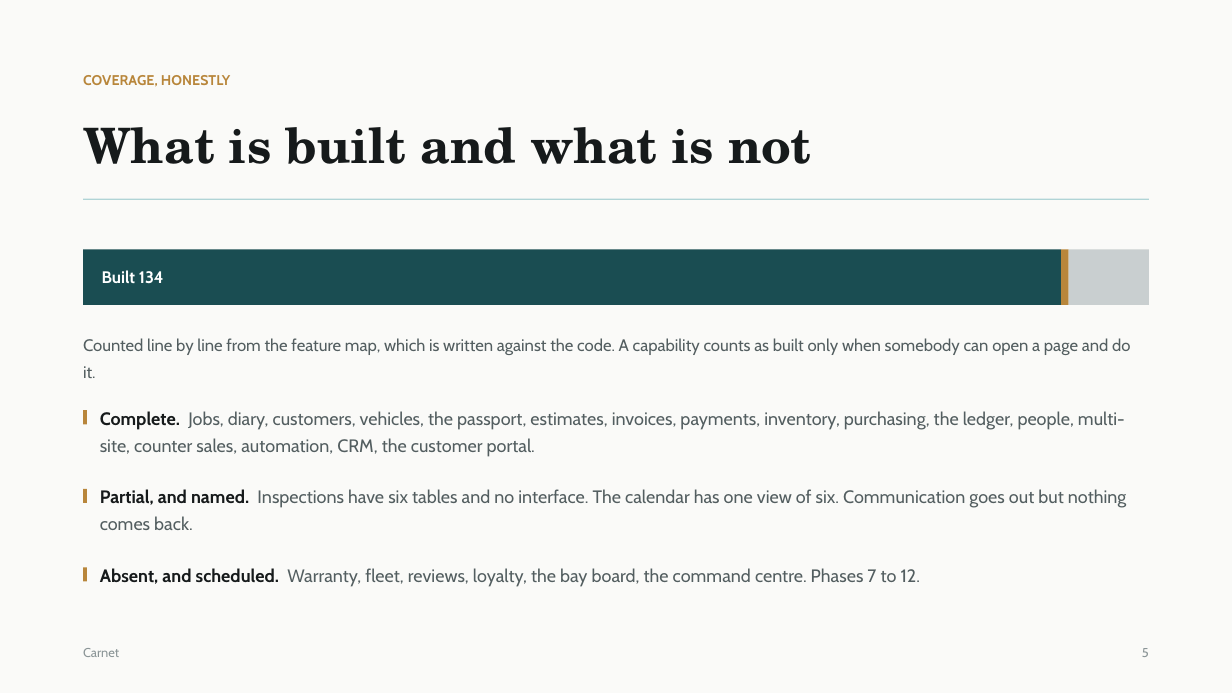
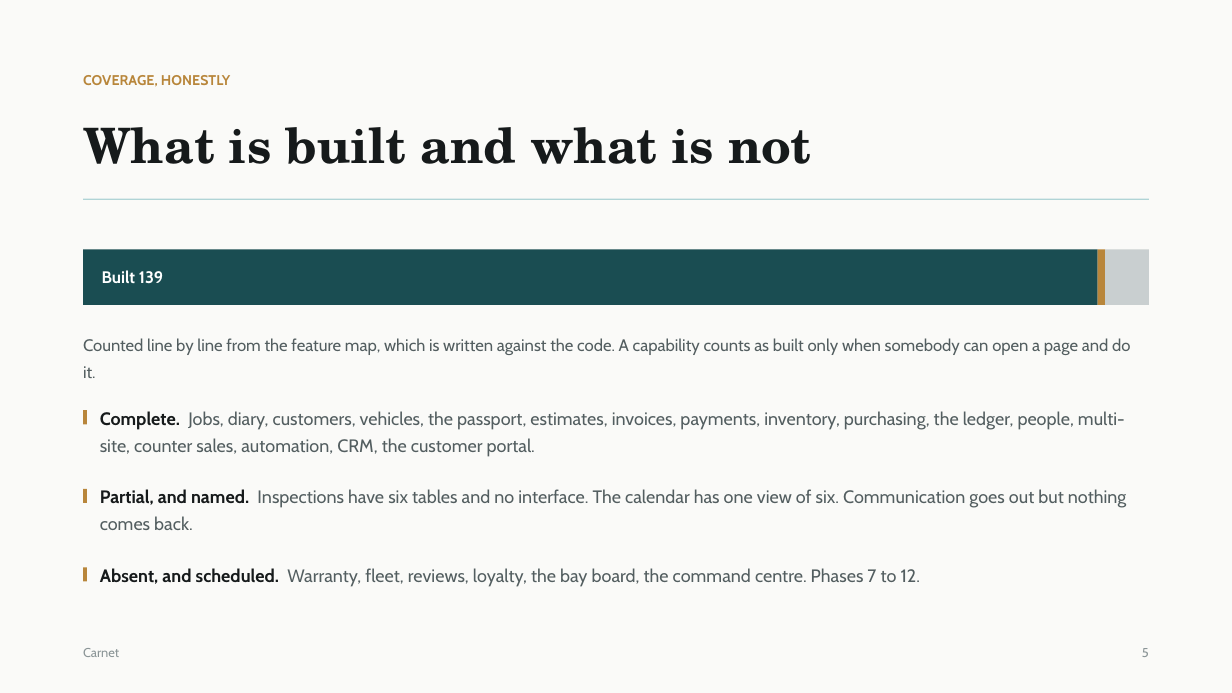
Before and after one commit to Amrwar/vehicle-memory, a slide deck: slide 6 of docs/Carnet-Presentation.pptx. Drawn at 1232x693 pixels with LibreOffice and Linux fonts; fonts in the diff are those of the drawing. Boxes give left, top, right and bottom in pixels: in the first picture for what was removed or moved away, otherwise in the second. Text is boxed around its words. In the diff, an @@ line names an element or a change of style, - is before the commit and + after.

```diff
--- a/docs/Carnet-Presentation.pptx
+++ b/docs/Carnet-Presentation.pptx
@@ rectangle: place and size @@
-rectangle at <box>83,250,1062,305</box>
+rectangle at <box>83,250,1098,305</box>
@@ rectangle: place and size @@
-rectangle at <box>1062,250,1069,305</box>
+rectangle at <box>1098,250,1105,305</box>
@@ rectangle: place and size @@
-rectangle at <box>1068,250,1149,305</box>
+rectangle at <box>1105,250,1149,305</box>
@@ text at <box>102,270,164,284</box>: text changed @@
-Built 134
+Built 139
```
Also in this commit, not shown: 1 other slide changed, 4 other files.
